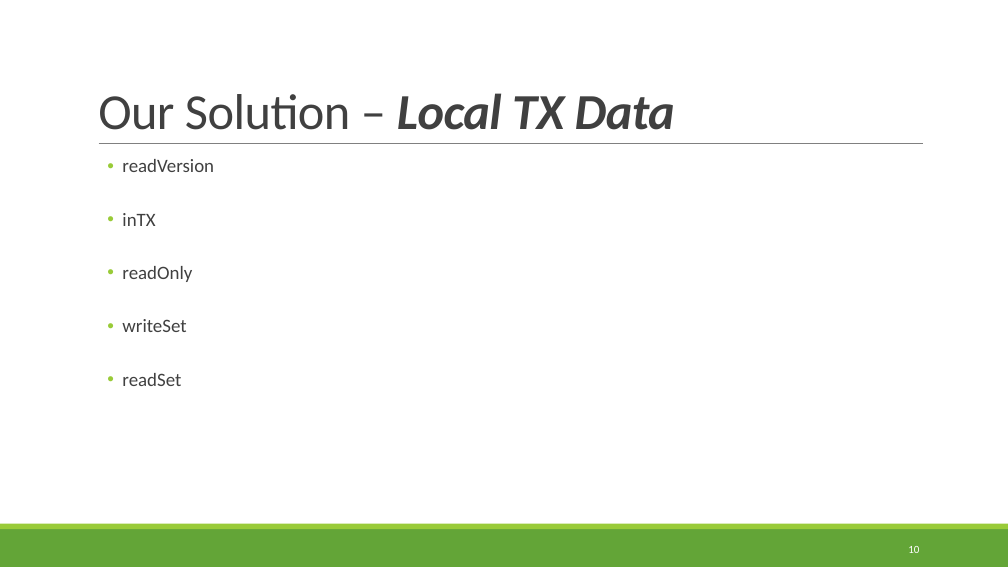
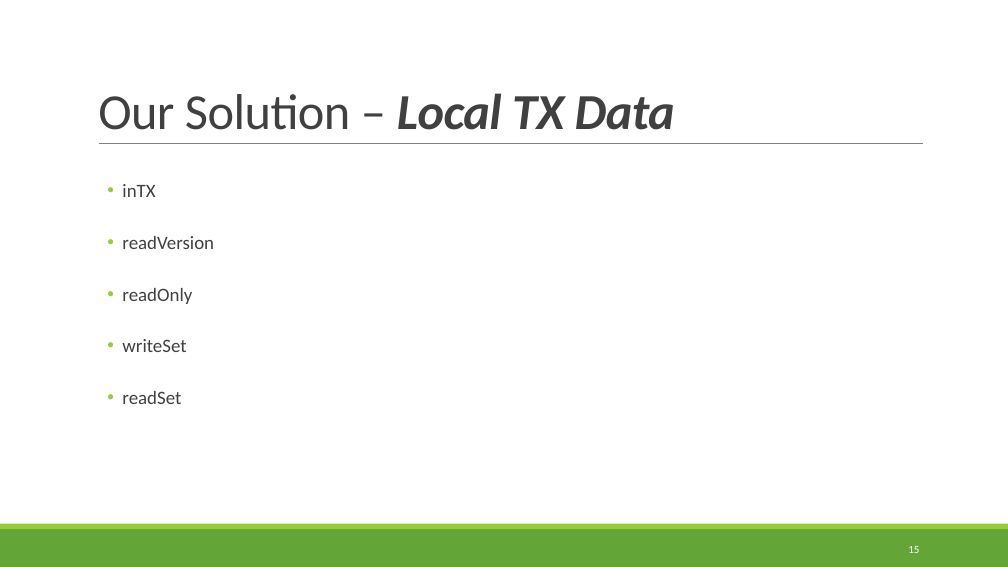
Before and after one commit to itssapir/TXHashMap, a slide deck: slide 15 of Docs/Presentation_final.pptx (slide 10 before the commit). Drawn at 1008x567 pixels with LibreOffice and Linux fonts; fonts in the diff are those of the drawing. Boxes give left, top, right and bottom in pixels: in the first picture for what was removed or moved away, otherwise in the second. Text is boxed around its words. In the diff, an @@ line names an element or a change of style, - is before the commit and + after.

```diff
--- a/Docs/Presentation_final.pptx
+++ b/Docs/Presentation_final.pptx
@@ text at [122,184,155,197]: paragraph added @@
+  • inTX
@@ text at [122,213,155,226]: paragraph removed @@
-  • inTX
@@ text at [122,236,214,404]: line spacing 0.9 to 2 @@
@@ page number at [908,546,919,553]: text changed @@
-10
+15
```
Also in this commit, not shown: 15 other slides changed, 39 slides added, 4 slides removed, 6 other files.
